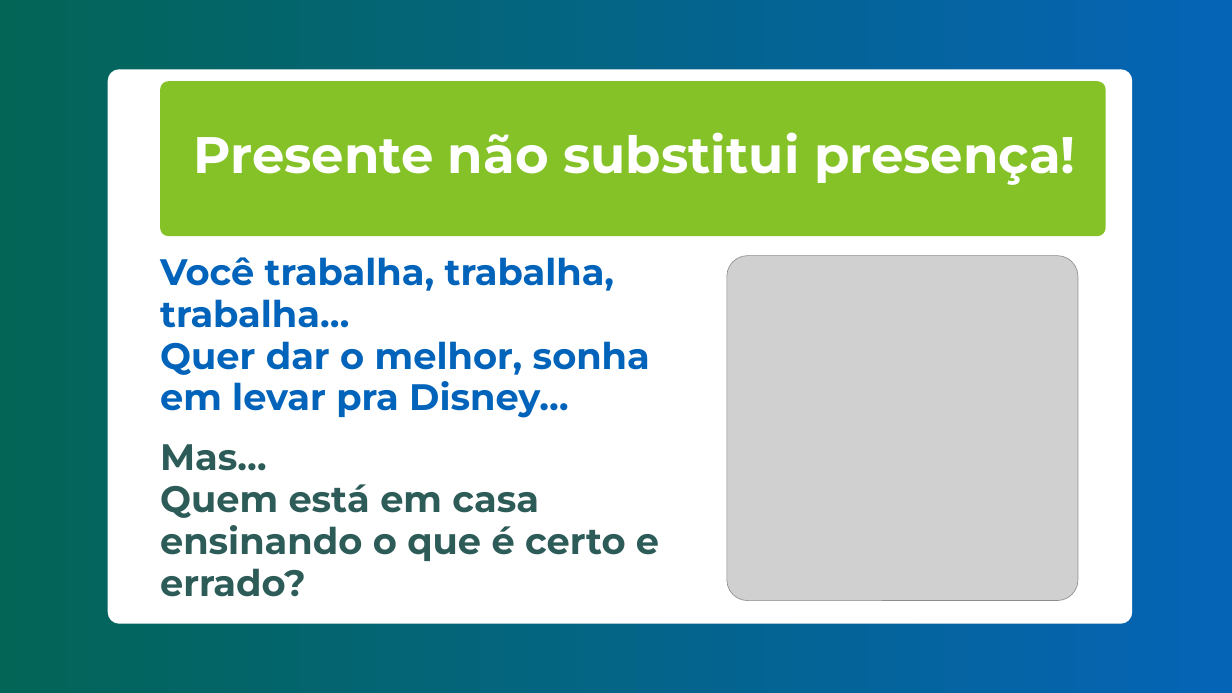
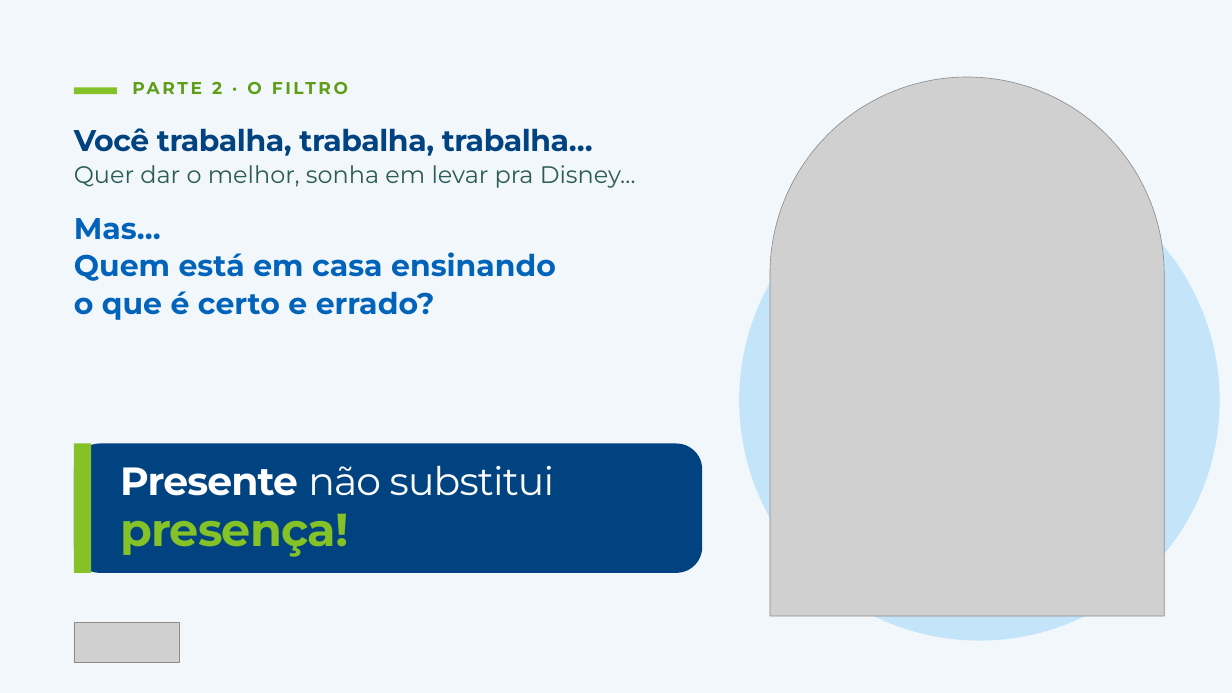
Before and after one commit to freelasrabbit-sys/logo, a slide deck: slide 16 of apresentacoes/aula-2/aula-2-integra.pptx. Drawn at 1232x693 pixels with LibreOffice and Linux fonts; fonts in the diff are those of the drawing; grey boxes stand for pictures; background and template pictures are left out. Boxes give left, top, right and bottom in pixels: in the first picture for what was removed or moved away, otherwise in the second. Text is boxed around its words. In the diff, an @@ line names an element or a change of style, - is before the commit and + after.

```diff
--- a/apresentacoes/aula-2/aula-2-integra.pptx
+++ b/apresentacoes/aula-2/aula-2-integra.pptx
@@ freeform shape removed at bbox=[0, 0, 1232, 693] @@
@@ rectangle added at bbox=[0, 0, 1232, 693], fill #F2F7FB @@
@@ rectangle added at bbox=[74, 87, 117, 94], fill #85C227 @@
@@ freeform shape removed at bbox=[108, 69, 1132, 623] @@
@@ freeform shape removed at bbox=[160, 81, 1106, 237] @@
@@ text added at bbox=[212, 82, 261, 94], 20 pt, text #5E9E17, bold @@
+PARTE 2 · O FILTRO
@@ picture: place and size @@
-picture at bbox=[727, 256, 1078, 601]
+picture at bbox=[770, 77, 1164, 616]
@@ text at bbox=[74, 128, 636, 240]: size 43 to 35 pt in "Você trabalha, trabalha, trabalha…", "Mas…"; text colour #0263BA to #004380, letter spacing 0 to -0.5 pt in "Você trabalha, trabalha, trabalha…"; size 43 to 28 pt, text colour #0263BA to #2D5C58, bold off in "Quer dar o melhor, sonha em levar ..."; text colour #2D5C58 to #0263BA in "Mas…"; line spacing 0.95 to 1.05 @@
@@ text "Você trabalha, trabalha, trabalha…": place and size @@
-text "Você trabalha, trabalha, trabalha…" at bbox=[160, 257, 659, 597]
+text "Você trabalha, trabalha, trabalha…" at bbox=[74, 128, 636, 320]
@@ text "Você trabalha, trabalha, trabalha…" at bbox=[74, 128, 636, 320]: vertical alignment middle to top @@
@@ ellipse added at bbox=[739, 160, 1220, 641], fill #24A2F7 at 22% opacity @@
@@ text at bbox=[74, 252, 556, 320]: text changed; size 43 to 35 pt; text colour #2D5C58 to #0263BA @@
-Quem está em casa ensinando o que é certo e errado?
+Quem está em casa ensinando
+o que é certo e errado?
@@ rounded rectangle added at bbox=[74, 444, 702, 573], fill #004380 @@
@@ rectangle added at bbox=[74, 444, 91, 573], fill #85C227 @@
@@ picture removed at bbox=[0, 459, 256, 693] @@
@@ text at bbox=[120, 465, 554, 557]: text changed; size 60 to 46 pt @@
-Presente não substitui presença!
+Presente não substitui
+presença!
@@ picture added at bbox=[74, 622, 180, 662] @@
```
Also in this commit, not shown: 23 other slides changed, 1 slide added, 1 slide removed, 1 other file.
